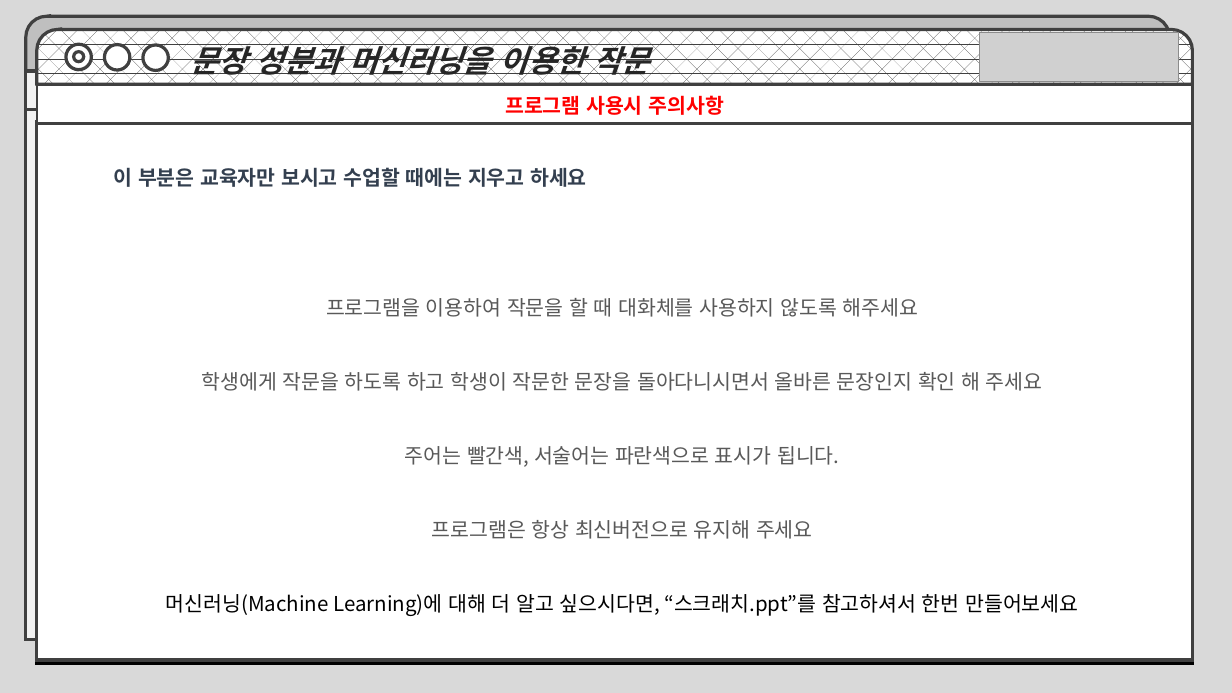
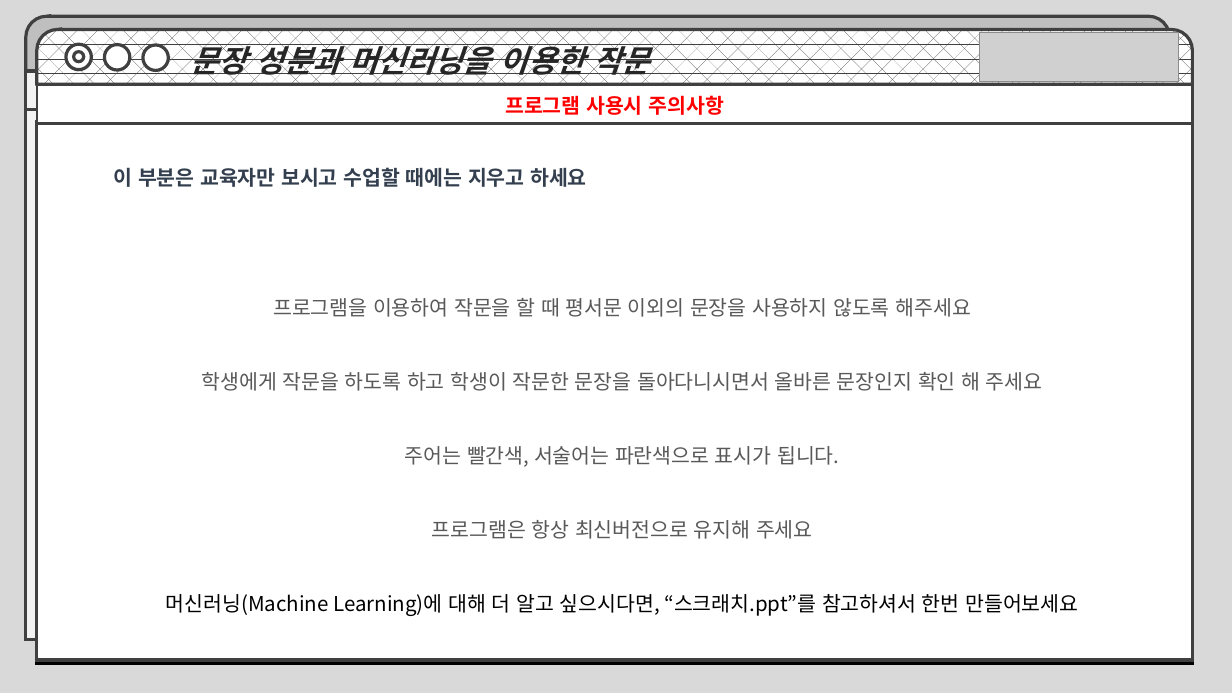
Before and after one commit to MachineLearningPython/E.Korean-Subject-and-Predicate, a slide deck: slide 24 of 문장의 성분과 머신러닝을 통한 작문.pptx. Drawn at 1232x693 pixels with LibreOffice and Linux fonts; fonts in the diff are those of the drawing; grey boxes stand for pictures. Boxes give left, top, right and bottom in pixels: in the first picture for what was removed or moved away, otherwise in the second. Text is boxed around its words. In the diff, an @@ line names an element or a change of style, - is before the commit and + after.

```diff
--- a/문장의 성분과 머신러닝을 통한 작문.pptx
+++ b/문장의 성분과 머신러닝을 통한 작문.pptx
@@ text at (273, 298, 971, 317): text changed @@
-프로그램을 이용하여 작문을 할 때 대화체를 사용하지 않도록 해주세요
+프로그램을 이용하여 작문을 할 때 평서문 이외의 문장을 사용하지 않도록 해주세요
```
Also in this commit, not shown: 6 other slides changed, 2 other files.
